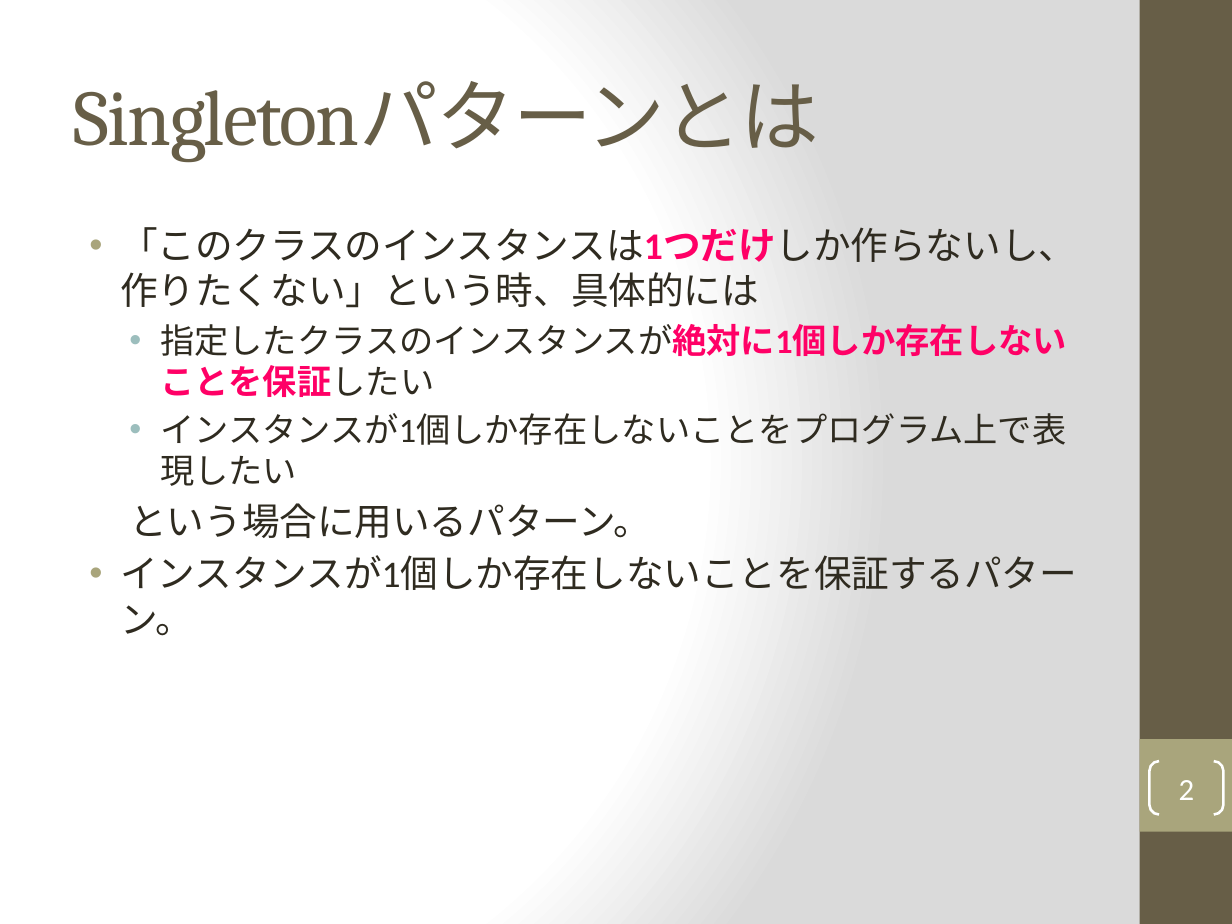
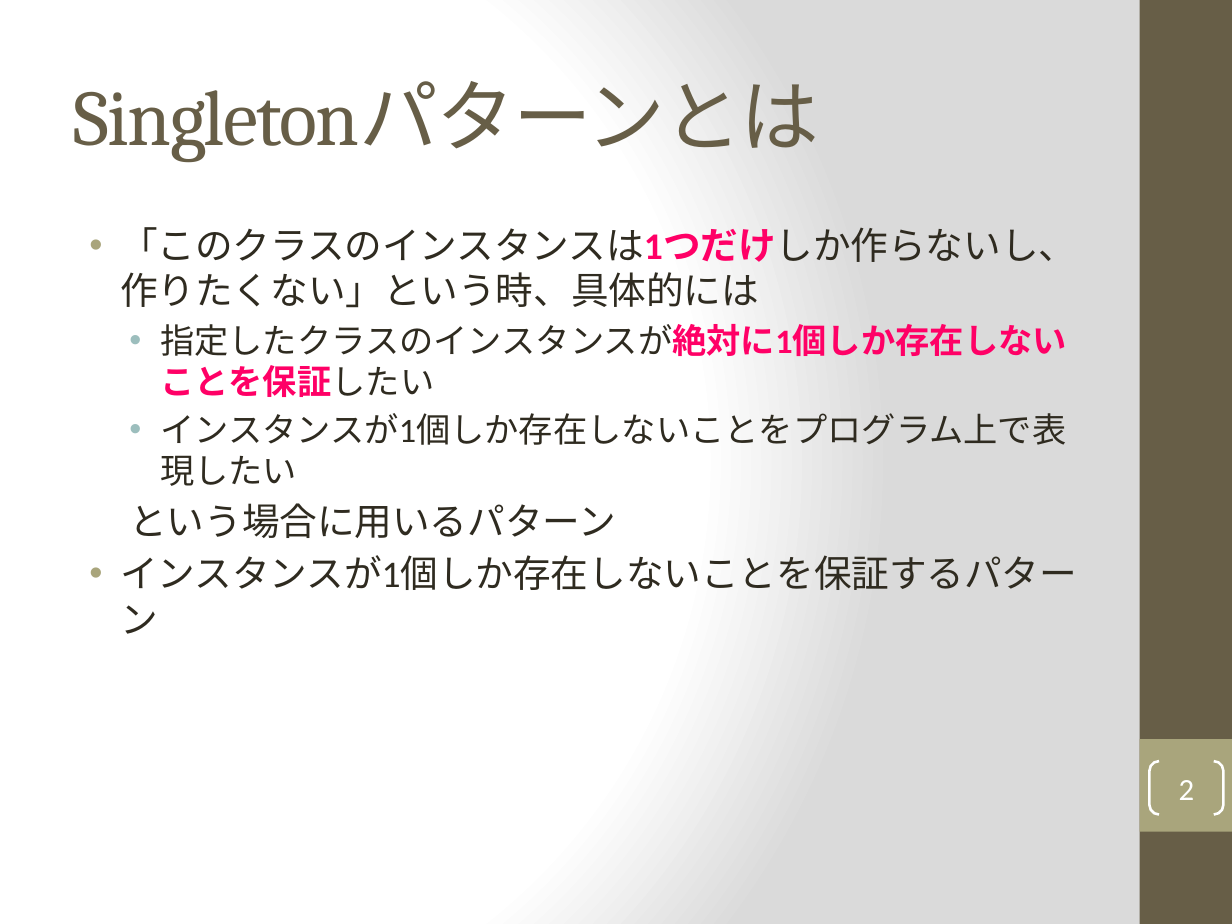
Before and after one commit to Shun40/Seminar-2, a slide deck: slide 2 of Seminar2_slide.pptx. Drawn at 1232x924 pixels with LibreOffice and Linux fonts; fonts in the diff are those of the drawing. Boxes give left, top, right and bottom in pixels: in the first picture for what was removed or moved away, otherwise in the second. Text is boxed around its words. In the diff, an @@ line names an element or a change of style, - is before the commit and + after.

```diff
--- a/Seminar2_slide.pptx
+++ b/Seminar2_slide.pptx
@@ text at (120, 503, 1077, 590): text changed @@
-  という場合に用いるパターン。
-• インスタンスが1個しか存在しないことを保証するパターン。
+  という場合に用いるパターン
+• インスタンスが1個しか存在しないことを保証するパターン
```
Also in this commit, not shown: 5 other slides changed.
